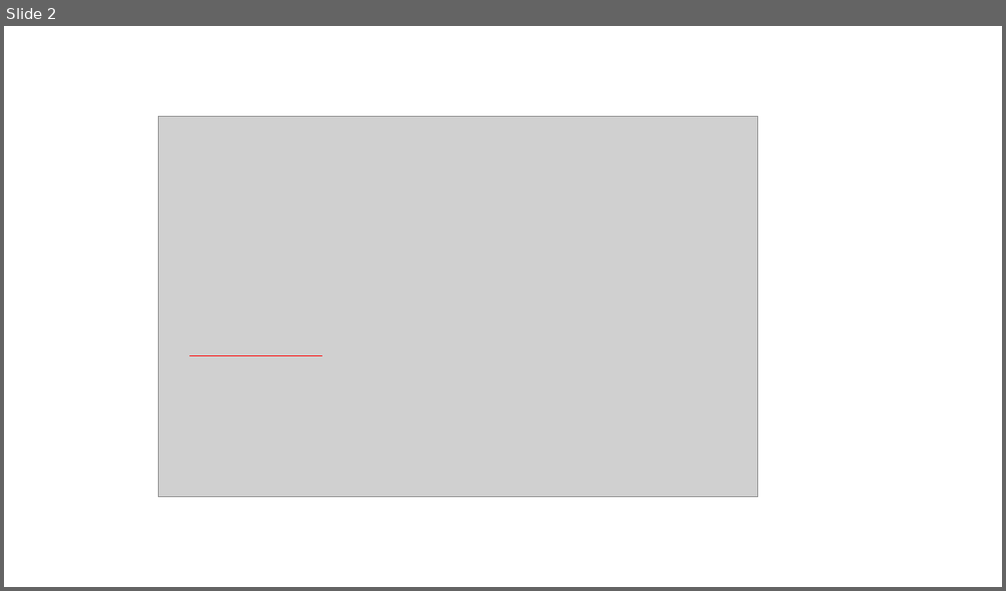
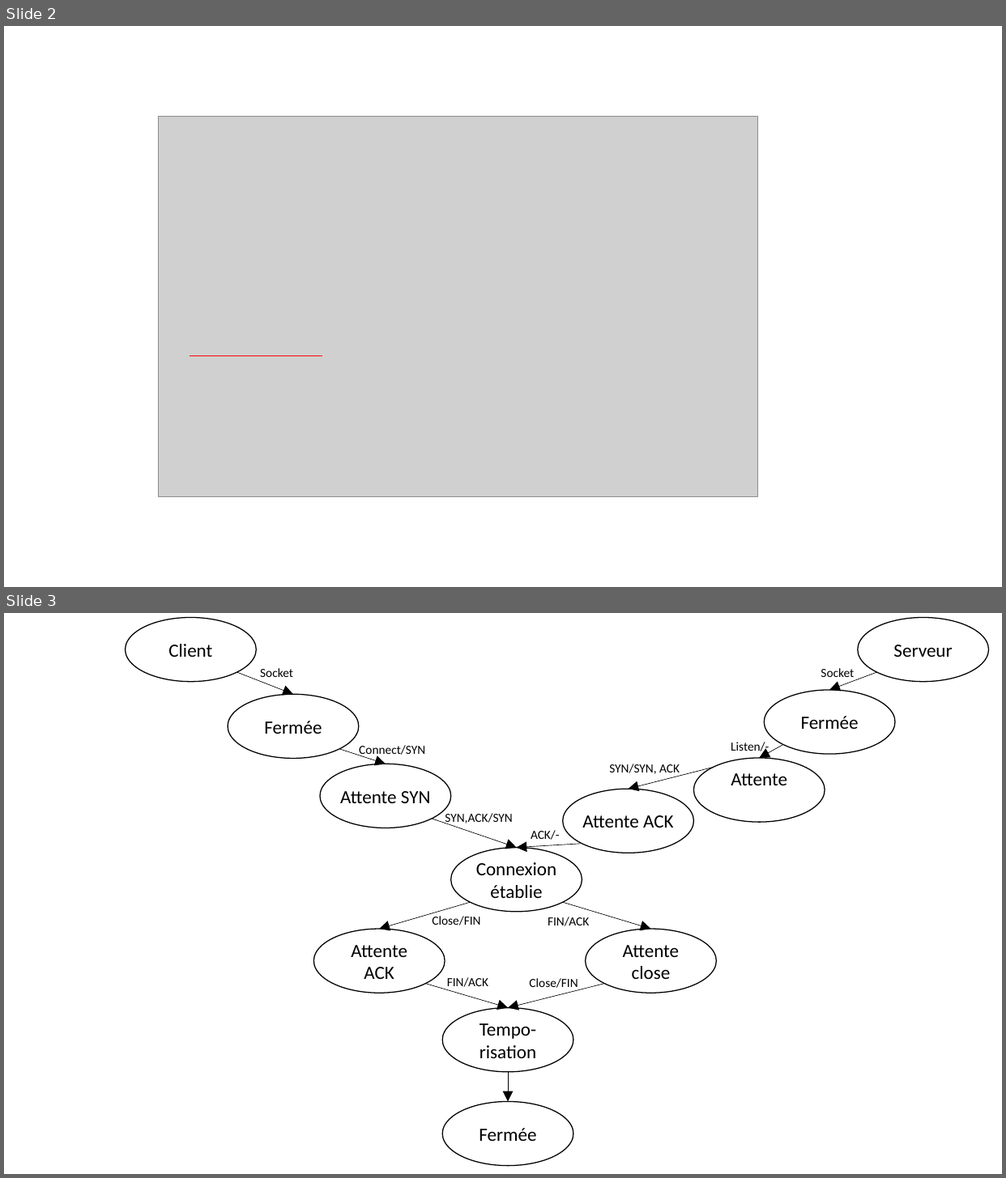
Before and after one commit to DrEtRhI/RE_TP, a slide deck: TP3/Image à faire.pptx. Shown one above the other, each under a label of ours: slide 2 before the commit, slides 2 and 3 after it. The pictures are 1006x591 and 1006x1178 pixels, drawn with LibreOffice and Linux fonts; fonts in the diff are those of the drawing; grey boxes stand for pictures. Boxes give left, top, right and bottom in pixels: in the first picture for what was removed or moved away, otherwise in the second. Text is boxed around its words. In the diff, an @@ line names an element or a change of style, - is before the commit and + after.

```diff
--- a/TP3/Image à faire.pptx
+++ b/TP3/Image à faire.pptx
@@ slide 3 added at [4, 613, 1002, 1174], background #FFFFFF @@
@@ group added at [126, 618, 988, 1166]: 12 ellipses, 12 arrows, 11 texts @@
+Client
+Serveur
+Fermée
+Fermée
+Socket
+Socket
+Attente SYN
+Attente ACK
+Connect/SYN
+Listen/-
+Connexion établie
+SYN,ACK/SYN
+ACK/-
+Attente
+ACK
+Attente close
+Fermée
+Close/FIN
+Close/FIN
+FIN/ACK
+FIN/ACK
+Tempo-risation
+Attente
+SYN/SYN, ACK
```
Also in this commit, not shown: 1 slide changed, 20 other files.
